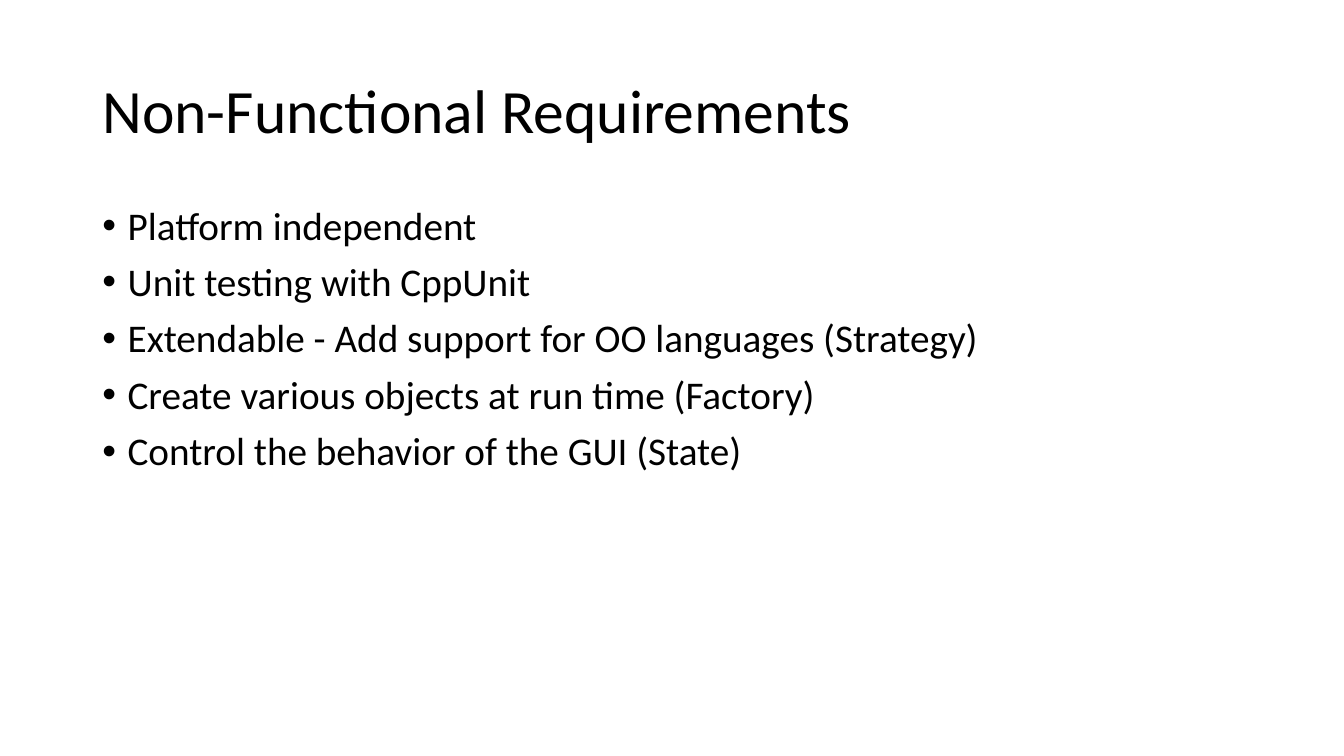
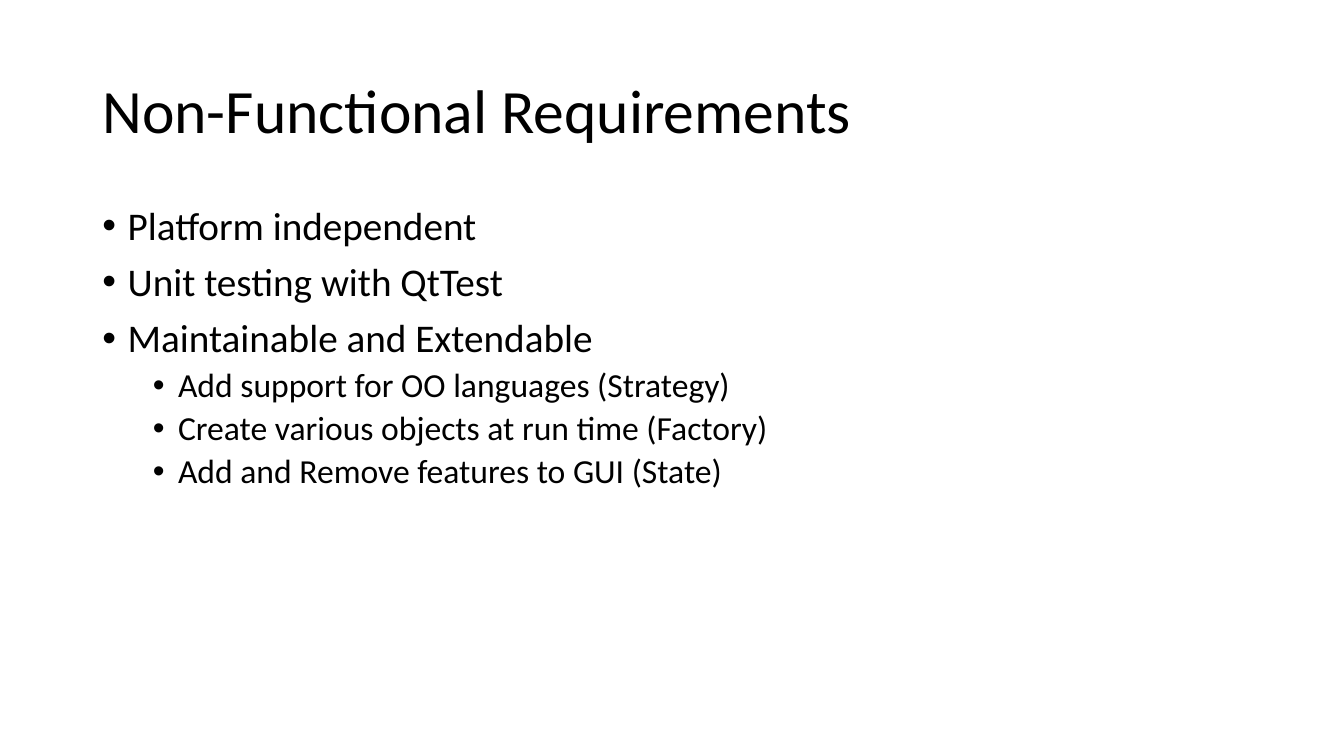
Before and after one commit to dstoeg/Uml2CodeTool, a slide deck: slide 12 of docs/proposal presentation.pptx (slide 11 before the commit). Drawn at 1344x756 pixels with LibreOffice and Linux fonts; fonts in the diff are those of the drawing. Boxes give left, top, right and bottom in pixels: in the first picture for what was removed or moved away, otherwise in the second. Text is boxed around its words. In the diff, an @@ line names an element or a change of style, - is before the commit and + after.

Commit message:
updated presentation

```diff
--- a/docs/proposal presentation.pptx
+++ b/docs/proposal presentation.pptx
@@ text at <box>128,268,729,403</box>: text changed @@
-• Unit testing with CppUnit
-• Extendable - Add support for OO languages (Strategy)
+• Unit testing with QtTest
+• Maintainable and Extendable
+  • Add support for OO languages (Strategy)
@@ text at <box>178,415,767,446</box>: size 28 to 24 pt in "Create various objects at run time (Factory)"; list level 1 to 2 in "Create various objects at run ..." @@
@@ text at <box>178,458,722,488</box>: text changed; size 28 to 24 pt @@
-• Control the behavior of the GUI (State)
+  • Add and Remove features to GUI (State)
```
Also in this commit, not shown: 6 other slides changed, 2 slides added, 1 slide removed.
